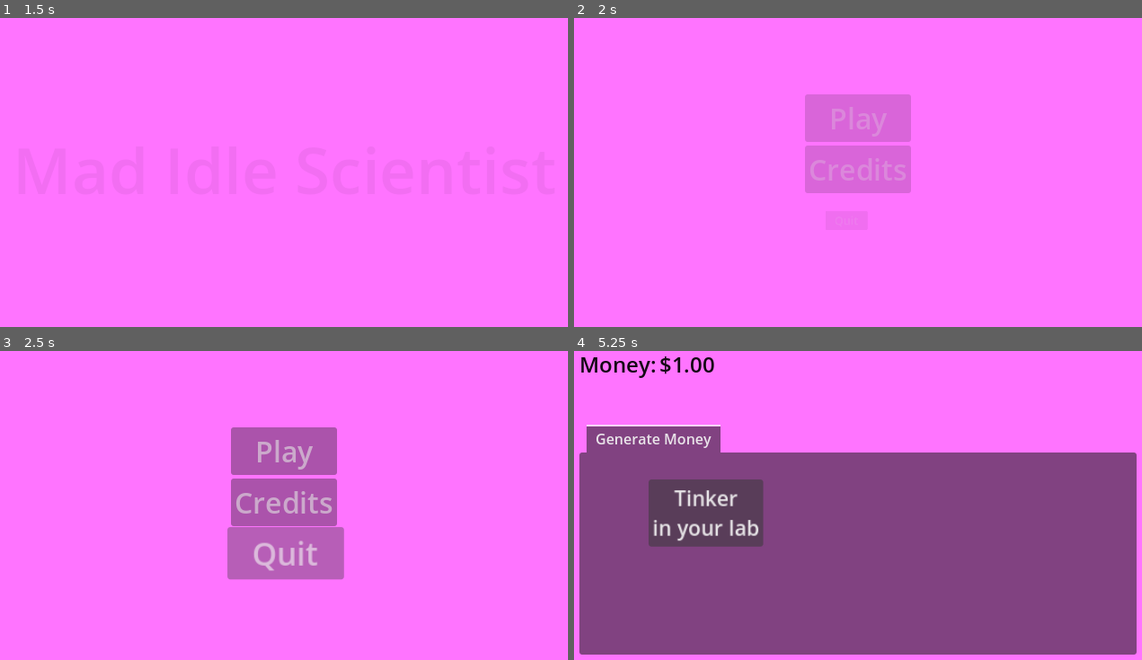
Above: before the commit, frames 1-4 (two rows, left to right).
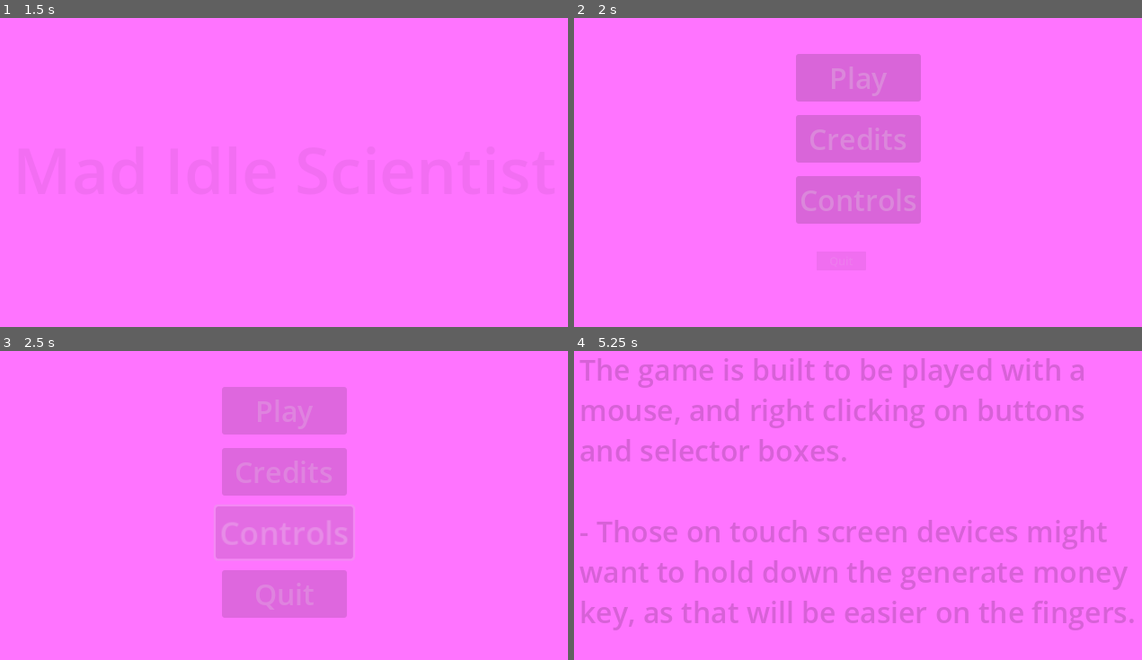
Above: after the commit, the same moments.

Repository: Habidakus/mad-idle-scientist
Game: Godot game, scene res://Scenes/main.tscn
Same seed, same stepped clock (60 frames per second), same inputs: the game is played once before the commit and once after it.
Inputs (mouse positions are in pixels of both pictures, inside the frame that each line leads up to):
- Up to frame 1 (1.5 s): tap Enter at 0.5 s; move the mouse to (408, 153) at 0.52 s; tap 1 at 0.6 s; click (408, 153) at 0.67 s; drag from (170, 184) to (255, 234) at 1.27 s
- Up to frame 2 (2 s): no input
- Up to frame 3 (2.5 s): click (284, 533) at 2 s, where only the run after the commit has a clickable "Controls"
- Up to frame 4 (5.25 s): click "Play" at 2.75 s; click (858, 449) at 3.5 s, where only the run before the commit has a clickable "Play"; move the mouse to (914, 431) at 4.27 s; tap 3 at 4.35 s; click (914, 431) at 4.42 s; click (704, 511) at 5 s, where only the run before the commit has a clickable "Tinker in your lab"

Frame 1 is identical in both runs. In frame 2, 8.0% of the frame differs, in the area x 39-62%, y 11-67%; in frame 3, 16%; in frame 4, 71%, in the area x 0-100%, y 1-99%.

Commit message:
Added ability to hold down the generate money button

Diff:
--- a/Scenes/game_state.tscn
+++ b/Scenes/game_state.tscn
@@ -123,10 +123,9 @@
 layout_mode = 2
 size_flags_vertical = 3
 theme_override_font_sizes/font_size = 16
-current_tab = 2
+current_tab = 0
 
 [node name="Generate Money" type="Control" parent="MarginContainer/VBoxContainer/TabContainer"]
-visible = false
 layout_mode = 2
 metadata/_tab_index = 0
 
@@ -278,6 +277,7 @@
 script = ExtResource("2_f1jsb")
 
 [node name="Workshops" type="Control" parent="MarginContainer/VBoxContainer/TabContainer"]
+visible = false
 layout_mode = 2
 metadata/_tab_index = 2
 
@@ -477,6 +477,8 @@
 size_flags_horizontal = 6
 text = "Dismiss"
 
+[connection signal="button_down" from="MarginContainer/VBoxContainer/TabContainer/Generate Money/HBoxContainer/Button" to="." method="_on_button_button_down"]
+[connection signal="button_up" from="MarginContainer/VBoxContainer/TabContainer/Generate Money/HBoxContainer/Button" to="." method="_on_button_button_up"]
 [connection signal="pressed" from="MarginContainer/VBoxContainer/TabContainer/Generate Money/HBoxContainer/Button" to="." method="_on_button_pressed"]
 [connection signal="pressed" from="MarginContainer/VBoxContainer/TabContainer/Generate Money/HBoxContainer/CenterContainer/MarginContainer/UnlockButton" to="." method="_on_unlock_button_pressed"]
 [connection signal="pressed" from="MarginContainer/VBoxContainer/TabContainer/Generate Money/MarginContainer/AugmentButton" to="." method="_on_augment_button_pressed"]
--- a/Scenes/main.tscn
+++ b/Scenes/main.tscn
@@ -93,6 +93,7 @@
 offset_bottom = 20.0
 grow_horizontal = 2
 grow_vertical = 2
+theme_override_constants/separation = 15
 
 [node name="Play" type="Button" parent="MainStateMachine/MainMenu/VBoxContainer"]
 layout_mode = 2
@@ -111,6 +112,16 @@
 script = ExtResource("4_hagyi")
 loads_after = NodePath("../../Play/PlayDecorator")
 
+[node name="Controls" type="Button" parent="MainStateMachine/MainMenu/VBoxContainer"]
+layout_mode = 2
+theme_override_font_sizes/font_size = 32
+text = "Controls
+"
+
+[node name="ControlsDecorator" type="Node" parent="MainStateMachine/MainMenu/VBoxContainer/Controls" node_paths=PackedStringArray("loads_after")]
+script = ExtResource("4_hagyi")
+loads_after = NodePath("../../Play/PlayDecorator")
+
 [node name="Quit" type="Button" parent="MainStateMachine/MainMenu/VBoxContainer"]
 layout_mode = 2
 theme_override_font_sizes/font_size = 32
@@ -121,6 +132,7 @@
 loads_after = NodePath("../../Credits/CreditsDecorator")
 
 [node name="Credits" type="Control" parent="MainStateMachine" node_paths=PackedStringArray("next_state")]
+visible = false
 layout_mode = 3
 anchors_preset = 15
 anchor_right = 1.0
@@ -214,6 +226,43 @@
 research_track_data_sets = Array[Resource]([ExtResource("7_ql8q4"), ExtResource("8_nc1ox"), ExtResource("9_5885i"), ExtResource("10_p0ps6"), ExtResource("11_d64m3"), ExtResource("12_qptde"), ExtResource("13_4jbdl")])
 fade_in = true
 
+[node name="Controls" type="Control" parent="MainStateMachine" node_paths=PackedStringArray("next_state")]
+layout_mode = 3
+anchors_preset = 15
+anchor_right = 1.0
+anchor_bottom = 1.0
+grow_horizontal = 2
+grow_vertical = 2
+script = ExtResource("2_6bx2r")
+next_state = NodePath("../MainMenu")
+fade_in = true
+fade_out = true
+fade_time = 1.0
+
+[node name="MarginContainer" type="MarginContainer" parent="MainStateMachine/Controls"]
+layout_mode = 1
+anchors_preset = 15
+anchor_right = 1.0
+anchor_bottom = 1.0
+grow_horizontal = 2
+grow_vertical = 2
+theme_override_constants/margin_left = 10
+theme_override_constants/margin_top = 10
+theme_override_constants/margin_right = 10
+theme_override_constants/margin_bottom = 10
+
+[node name="RichTextLabel" type="RichTextLabel" parent="MainStateMachine/Controls/MarginContainer"]
+layout_mode = 2
+theme_override_colors/default_color = Color(0, 0, 0, 1)
+theme_override_font_sizes/bold_italics_font_size = 32
+theme_override_font_sizes/italics_font_size = 32
+theme_override_font_sizes/mono_font_size = 32
+theme_override_font_sizes/normal_font_size = 32
+theme_override_font_sizes/bold_font_size = 32
+text = "The game is built to be played with a mouse, and right clicking on buttons and selector boxes.
+
+- Those on touch screen devices might want to hold down the generate money key, as that will be easier on the fingers."
+
 [node name="Options" type="MarginContainer" parent="."]
 visible = false
 top_level = true
@@ -318,6 +367,7 @@
 
 [connection signal="pressed" from="MainStateMachine/MainMenu/VBoxContainer/Play" to="MainStateMachine/MainMenu" method="_on_play_pressed"]
 [connection signal="pressed" from="MainStateMachine/MainMenu/VBoxContainer/Credits" to="MainStateMachine/MainMenu" method="_on_credits_pressed"]
+[connection signal="pressed" from="MainStateMachine/MainMenu/VBoxContainer/Controls" to="MainStateMachine/MainMenu" method="_on_controls_pressed"]
 [connection signal="pressed" from="MainStateMachine/MainMenu/VBoxContainer/Quit" to="MainStateMachine/MainMenu" method="_on_quit_pressed"]
 [connection signal="toggled" from="Options/ColorRect/MarginContainer/VBoxContainer/GridContainer/ClickSoundButton" to="." method="_on_click_sound_button_toggled"]
 [connection signal="toggled" from="Options/ColorRect/MarginContainer/VBoxContainer/GridContainer/RantSoundButton" to="." method="_on_rant_sound_button_toggled"]
--- a/Scripts/StateMachine/StateMachineState_Game.gd
+++ b/Scripts/StateMachine/StateMachineState_Game.gd
@@ -471,6 +471,7 @@
 			augment_remainder -= floor(augment_remainder)
 	process_workshops(delta)
 	process_tab_highlights()
+	process_money_button(delta)
 
 	if can_rant():
 		start_rant()
@@ -724,6 +725,30 @@
 	inc_click_count(true)
 	money += main_button_stages[main_button_stage][2]
 
+var money_button_reset_wait_max : float = 0.75
+var money_button_absolute_min : float = 0.15
+var money_button_speed_up_factor : float = 0.8
+var money_button_current_wait_remaining : float
+var money_button_current_wait_max : float
+
+var money_button_held : bool = false
+func _on_button_button_down() -> void:
+	money_button_held = true
+	money_button_current_wait_remaining = money_button_reset_wait_max
+	money_button_current_wait_max = money_button_reset_wait_max
+
+func _on_button_button_up() -> void:
+	money_button_held = false
+
+func process_money_button(delta) -> void:
+	if money_button_held:
+		money_button_current_wait_remaining -= delta
+		if money_button_current_wait_remaining <= 0.0:
+			money_button_current_wait_max = max(money_button_speed_up_factor * money_button_current_wait_max, money_button_absolute_min)
+			money_button_current_wait_remaining = money_button_current_wait_max
+			inc_click_count(true)
+			money += main_button_stages[main_button_stage][2]
+
 func _on_unlock_button_pressed() -> void:
 	inc_click_count(false)
 	unlock_button.hide()
--- a/Scripts/StateMachine/StateMachineState_MainMenu.gd
+++ b/Scripts/StateMachine/StateMachineState_MainMenu.gd
@@ -29,7 +29,6 @@
 	else:
 		our_state_machine.switch_state(next_state)
 
-
 func _notification(what: int) -> void:
 	if what == NOTIFICATION_WM_CLOSE_REQUEST:
 		get_tree().quit()
@@ -42,3 +41,6 @@
 
 func _on_play_pressed() -> void:
 	leave_state("Game")
+
+func _on_controls_pressed() -> void:
+	leave_state("Controls")
Not shown, changed: daily_work_diary.txt
